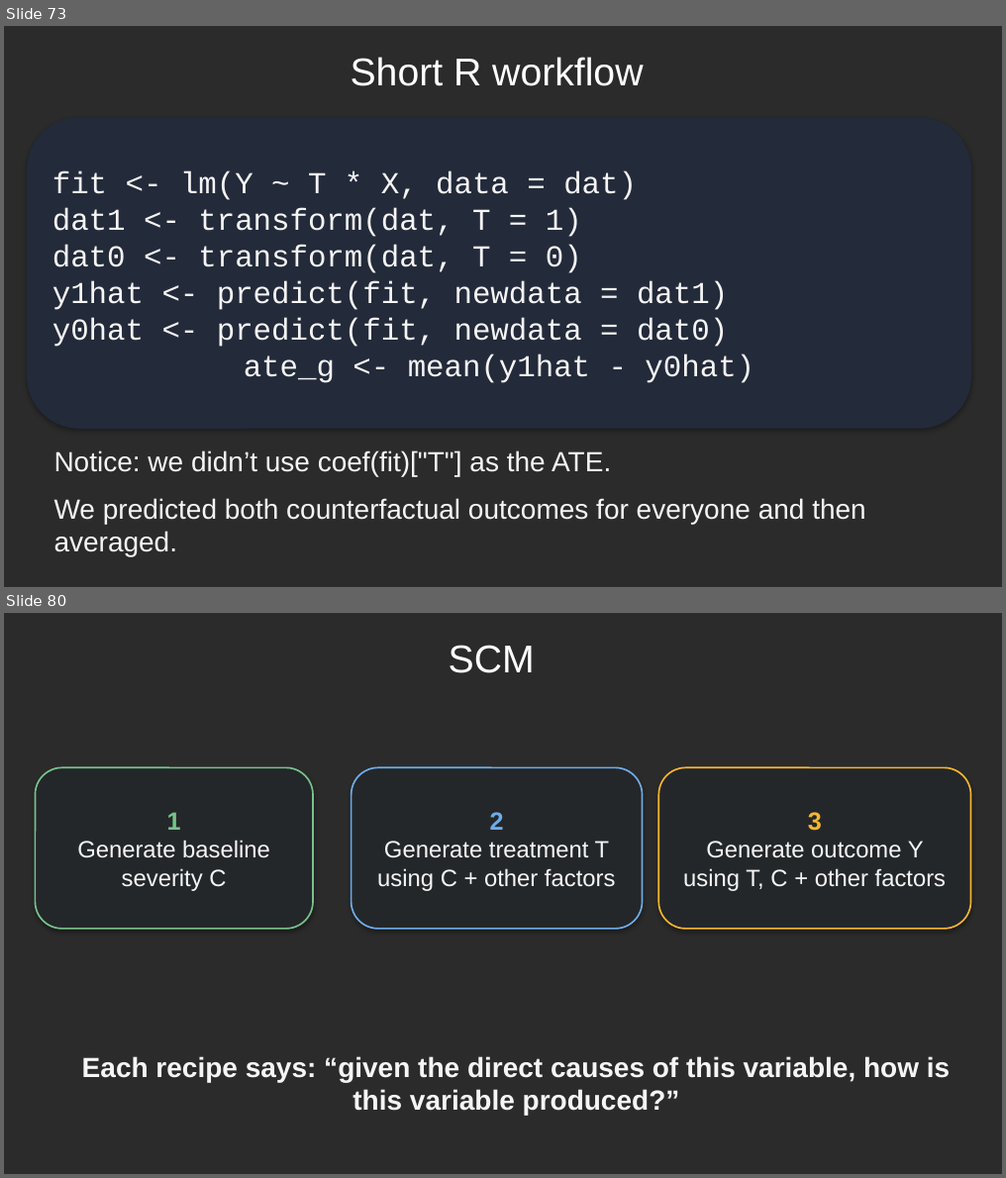
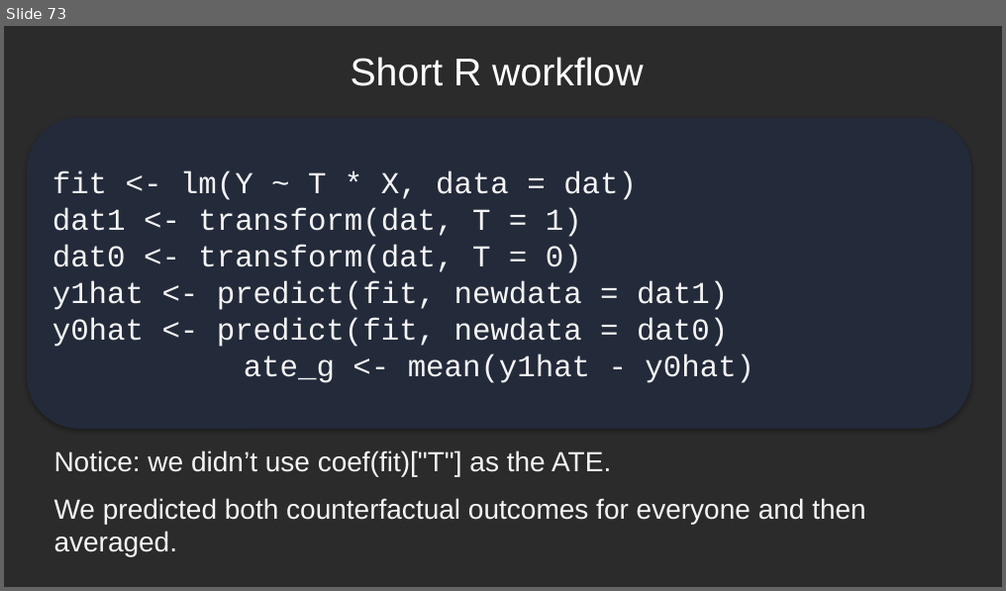
Before and after one commit to djghosh1123/STAT-7900-Causal-Analysis, a slide deck: Lectures/Lecture 4.pptx. Shown one above the other, each under a label of ours: slides 73 and 80 before the commit, slide 73 after it; the slides between them are not shown. The pictures are 1006x1178 and 1006x591 pixels, drawn with LibreOffice and Linux fonts; fonts in the diff are those of the drawing; background and template pictures are left out; a plain dark background stands for a picture behind light text. Boxes give left, top, right and bottom in pixels: in the first picture for what was removed or moved away, otherwise in the second. Text is boxed around its words. In the diff, an @@ line names an element or a change of style, - is before the commit and + after.

```diff
--- a/Lectures/Lecture 4.pptx
+++ b/Lectures/Lecture 4.pptx
@@ slide 80 removed at bbox=[4, 613, 1002, 1174], background picture (left out) @@
@@ text removed at bbox=[449, 645, 535, 673] @@
-SCM
@@ rounded rectangle removed at bbox=[35, 767, 312, 929] @@
-1
-Generate baseline severity C
@@ rounded rectangle removed at bbox=[351, 767, 643, 929] @@
-2
-Generate treatment T using C + other factors
@@ rounded rectangle removed at bbox=[658, 767, 971, 929] @@
-3
-Generate outcome Y using T, C + other factors
@@ text removed at bbox=[82, 1057, 949, 1115] @@
-Each recipe says: “given the direct causes of this variable, how is this variable produced?”
```
Also in this commit, not shown: 26 other slides removed, 3 other files.
